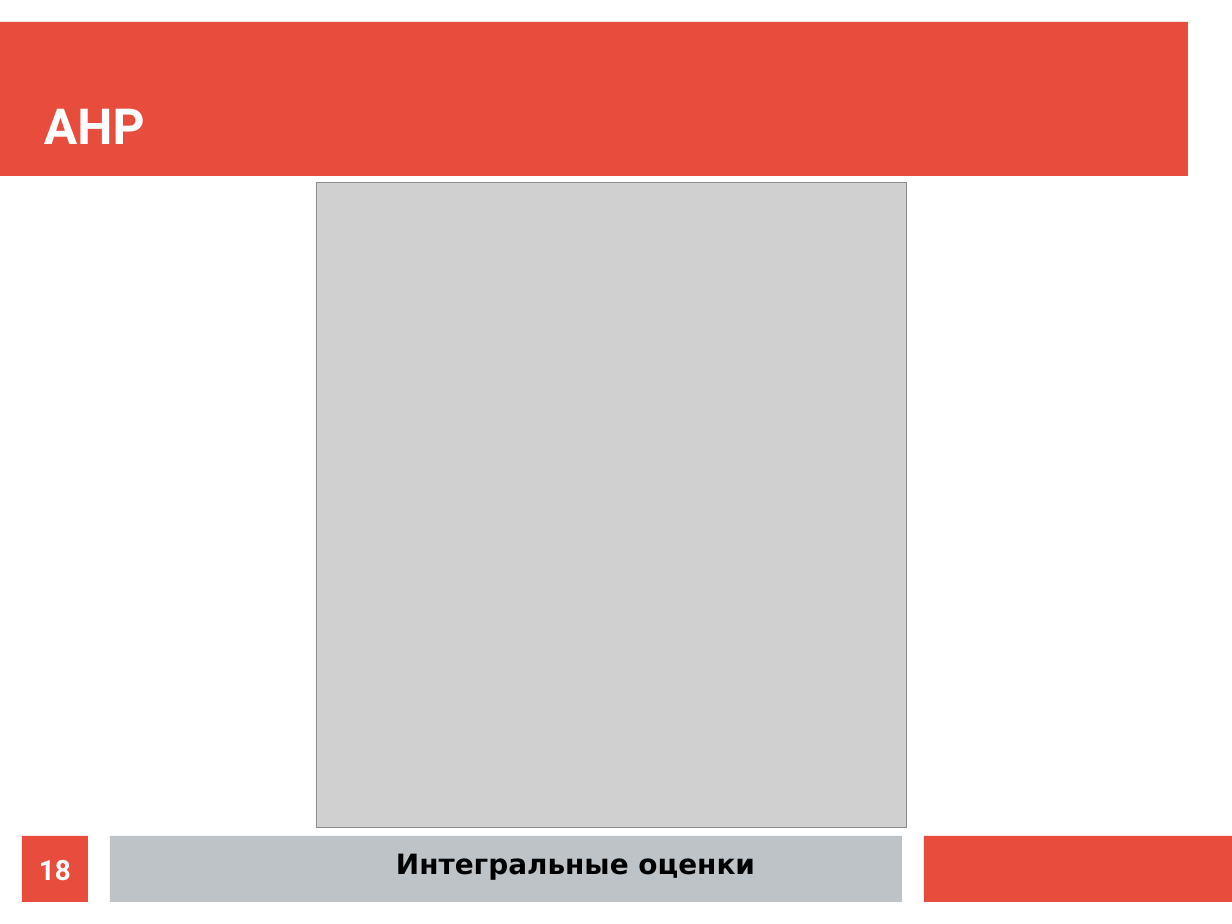
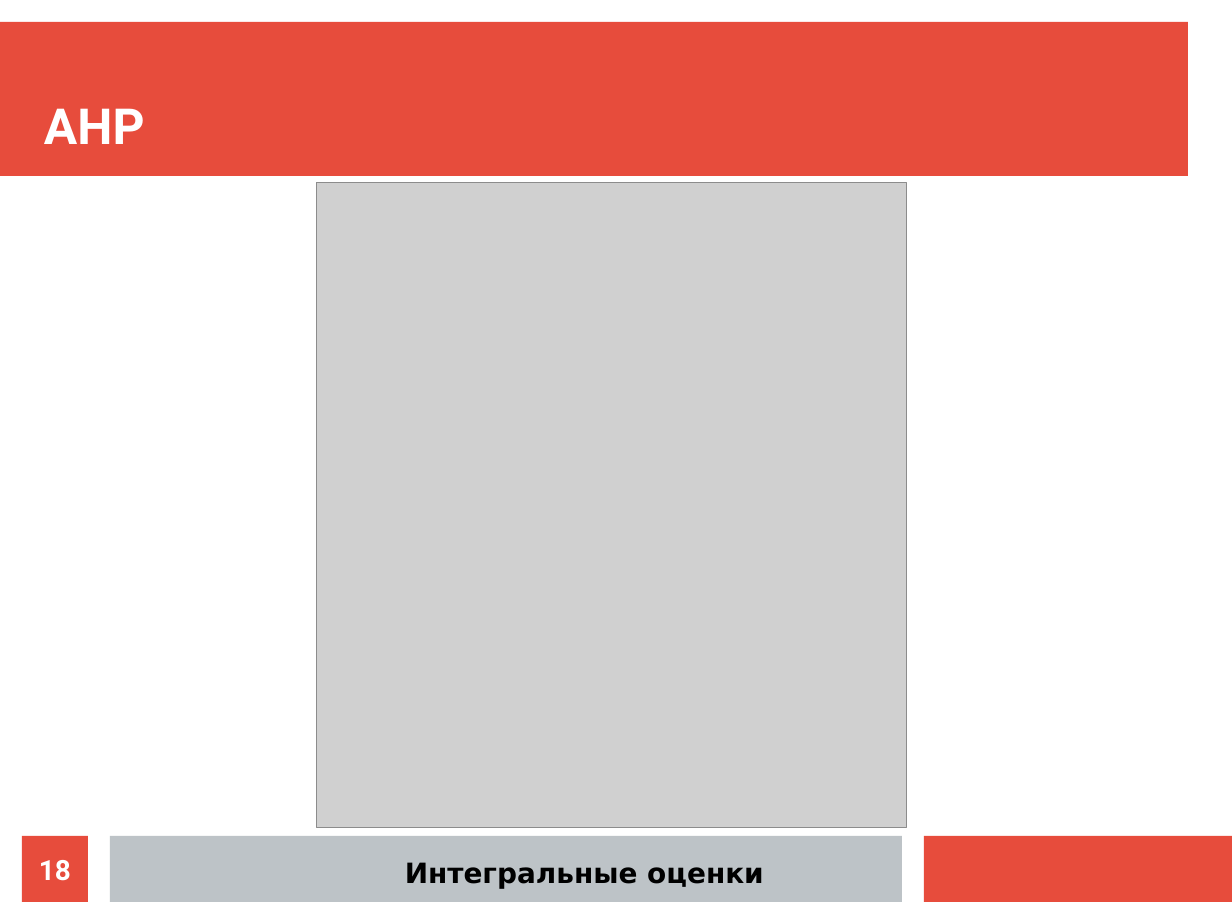
Before and after one commit to ikherty/DA, a slide deck: slide 18 of CW_Petrenko.odp. Drawn at 1232x924 pixels with LibreOffice and Linux fonts; fonts in the diff are those of the drawing; grey boxes stand for pictures. Boxes give left, top, right and bottom in pixels: in the first picture for what was removed or moved away, otherwise in the second. Text is boxed around its words. In the diff, an @@ line names an element or a change of style, - is before the commit and + after.

```diff
--- a/CW_Petrenko.odp
+++ b/CW_Petrenko.odp
@@ title "Интегральные оценки": place and size @@
-title "Интегральные оценки" at [396,853,755,879]
+title "Интегральные оценки" at [405,862,764,888]
```
Also in this commit, not shown: 5 other slides changed, 9 slides added, 6 slides removed, 3 other files.
